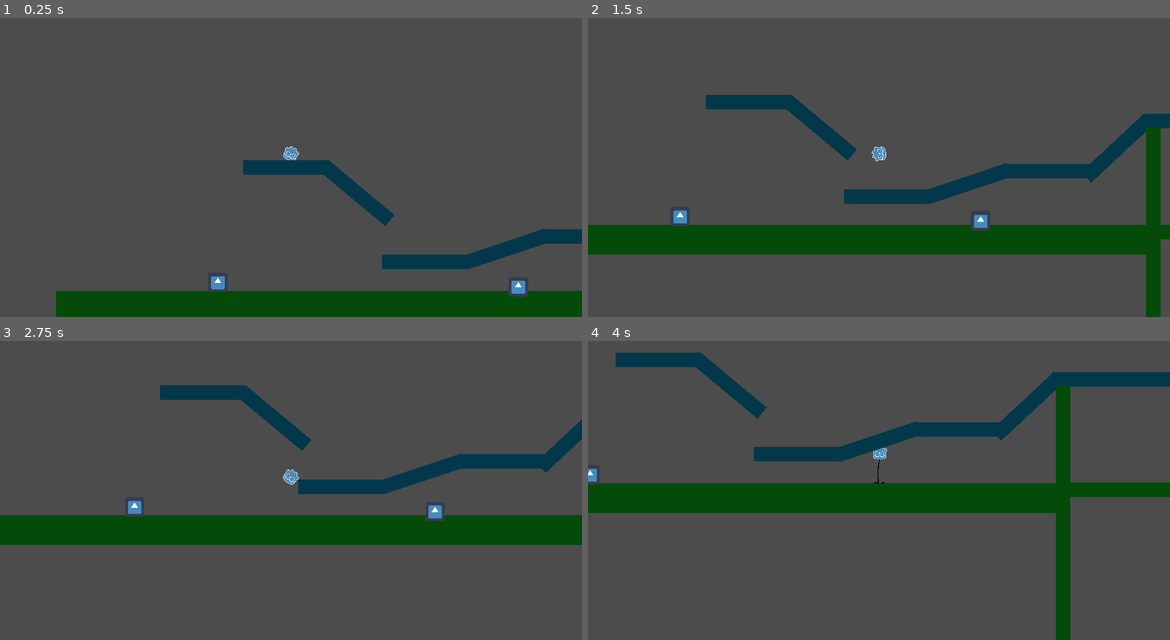
Above: before the commit, frames 1-4 (two rows, left to right).
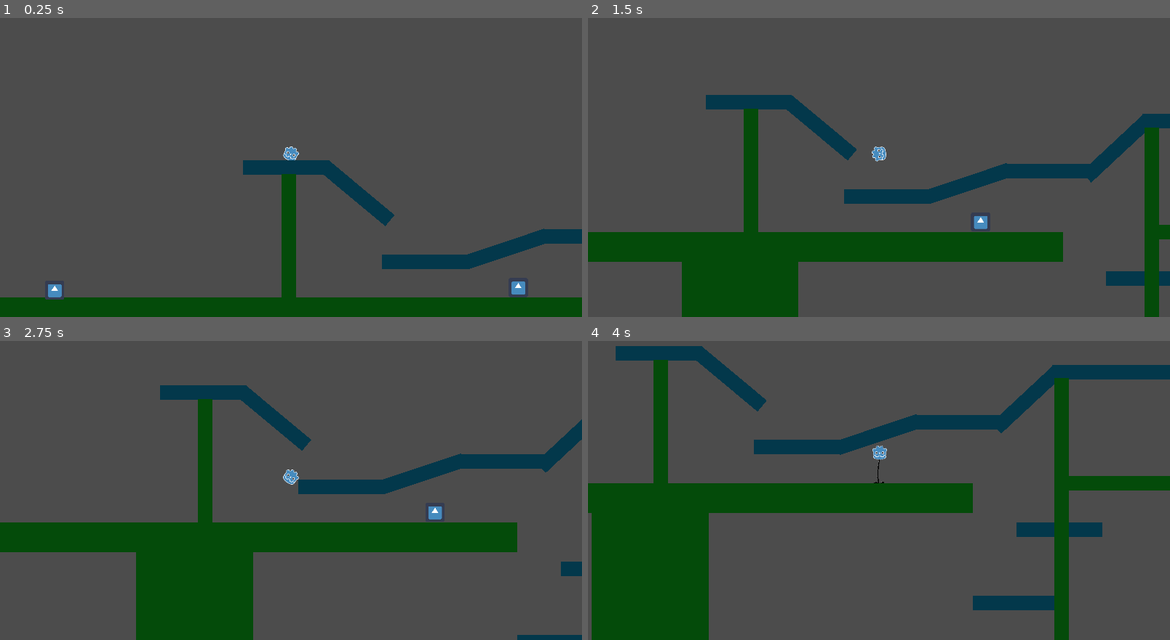
Above: after the commit, the same moments.

Repository: DeepHorizonsCL/perrobot
Game: Godot game, scene res://Scenes/Mapa.tscn
The game is run twice, just before and just after one commit, with the same random seed, the same clock (stepped at 60 frames per second) and the same inputs. The engine's default icon, where the game draws it, is replaced by a stand-in: a white triangle on a blue panel in a dark square.
Inputs:
- Up to frame 1 (0.25 s): no input
- Up to frame 2 (1.5 s): tap Enter (ui_accept) at 0.5, 0.77 s; hold Right (ui_right) from 0.53 s (still down)
- Up to frame 3 (2.75 s): tap Enter (ui_accept) at 1.52 s; release Right (ui_right) at 2.03 s; hold Left (ui_left) from 2.03 s (still down)
- Up to frame 4 (4 s): release Left (ui_left) at 2.78 s; hold Right (ui_right) from 2.78 s (still down); tap Enter (ui_accept) at 3.02, 3.77 s

The runs differ from the first frame. In frame 1, 3.7% of the frame differs, in the area x 0-100%, y 52-100%; in frame 2, 11%; in frame 3, 13%; in frame 4, 18%, in the area x 0-100%, y 1-100%.

Commit message:
ADD: Detalles

Diff:
--- a/Scenes/Mapa.tscn
+++ b/Scenes/Mapa.tscn
@@ -21,6 +21,54 @@
 [node name="Platform" parent="Platforms" instance=ExtResource( 1 )]
 position = Vector2( 229.443, 132.109 )
 
+[node name="Platform10" parent="Platforms" instance=ExtResource( 1 )]
+position = Vector2( 1408.73, 958.617 )
+
+[node name="Platform11" parent="Platforms" instance=ExtResource( 1 )]
+position = Vector2( 895.352, 1155.27 )
+
+[node name="Platform21" parent="Platforms" instance=ExtResource( 1 )]
+position = Vector2( 1551.55, 716.861 )
+
+[node name="Platform22" parent="Platforms" instance=ExtResource( 1 )]
+position = Vector2( 887.049, 1641.77 )
+
+[node name="Platform23" parent="Platforms" instance=ExtResource( 1 )]
+position = Vector2( 536.841, 1911.16 )
+
+[node name="Platform12" parent="Platforms" instance=ExtResource( 1 )]
+position = Vector2( -718.018, 1195.48 )
+
+[node name="Platform18" parent="Platforms" instance=ExtResource( 1 )]
+position = Vector2( -934.251, 1011.34 )
+
+[node name="Platform19" parent="Platforms" instance=ExtResource( 1 )]
+position = Vector2( -331.796, 1260.25 )
+
+[node name="Platform20" parent="Platforms" instance=ExtResource( 1 )]
+position = Vector2( 499.762, 1373.38 )
+
+[node name="Platform17" parent="Platforms" instance=ExtResource( 1 )]
+position = Vector2( -1162.49, 766.884 )
+
+[node name="Platform13" parent="Platforms" instance=ExtResource( 1 )]
+position = Vector2( -125.358, 1437.93 )
+
+[node name="Platform14" parent="Platforms" instance=ExtResource( 1 )]
+position = Vector2( -542.914, 1698.35 )
+
+[node name="Platform15" parent="Platforms" instance=ExtResource( 1 )]
+position = Vector2( -970.76, 1990.43 )
+
+[node name="Platform16" parent="Platforms" instance=ExtResource( 1 )]
+position = Vector2( -588.079, 2268.82 )
+
+[node name="Platform24" parent="Platforms" instance=ExtResource( 1 )]
+position = Vector2( -288.399, 2516.18 )
+
+[node name="Platform9" parent="Platforms" instance=ExtResource( 1 )]
+position = Vector2( -1000.24, 1195.48 )
+
 [node name="Platform2" parent="Platforms" instance=ExtResource( 1 )]
 position = Vector2( 686.388, 443.739 )
 
@@ -43,7 +91,11 @@
 position = Vector2( 1425, 187 )
 
 [node name="Floor" parent="Platforms" instance=ExtResource( 2 )]
-position = Vector2( 505.297, 587.637 )
+position = Vector2( 232.847, 611.182 )
+scale = Vector2( 32.3403, -1.53418 )
+
+[node name="Floor8" parent="Platforms" instance=ExtResource( 2 )]
+position = Vector2( 99.2992, 2720.71 )
 scale = Vector2( 32.3403, -1.53418 )
 
 [node name="Platform7" parent="Platforms" instance=ExtResource( 1 )]
@@ -56,15 +108,42 @@
 position = Vector2( 2043.31, 561.455 )
 
 [node name="Floor3" parent="Platforms" instance=ExtResource( 2 )]
-position = Vector2( 1564, 719.543 )
+position = Vector2( 1560.64, 719.543 )
 rotation = 1.5708
 
-[node name="parteRobot" parent="." instance=ExtResource( 5 )]
-position = Vector2( 4.00452, 511.244 )
+[node name="Floor7" parent="Platforms" instance=ExtResource( 2 )]
+position = Vector2( 238.238, 657.704 )
+rotation = 1.5708
+
+[node name="Floor4" parent="Platforms" instance=ExtResource( 2 )]
+position = Vector2( 201.748, 1139.99 )
+rotation = 1.5708
+scale = Vector2( 15.75, 6.03 )
+
+[node name="Floor5" parent="Platforms" instance=ExtResource( 2 )]
+position = Vector2( -1401.87, 594.761 )
+rotation = 1.5708
+scale = Vector2( 37.15, 6.03 )
+
+[node name="Floor6" parent="Platforms" instance=ExtResource( 2 )]
+position = Vector2( 192.47, 2256.37 )
+rotation = 1.5708
+scale = Vector2( 22.3223, 2.67321 )
+
+[node name="brazo1" parent="." instance=ExtResource( 5 )]
+position = Vector2( -534.169, 537.459 )
+piezanombre = "cabeza-brazo"
+
+[node name="brazo2" parent="." instance=ExtResource( 5 )]
+position = Vector2( 14.2865, 2644.99 )
 piezanombre = "cabeza-brazo"
 
 [node name="parteRobot2" parent="." instance=ExtResource( 5 )]
-position = Vector2( 995.274, 525.786 )
+position = Vector2( 995.274, 528.783 )
+piezanombre = "cabeza-pierna"
+
+[node name="parteRobot4" parent="." instance=ExtResource( 5 )]
+position = Vector2( 440.9, 1859.28 )
 piezanombre = "cabeza-pierna"
 
 [node name="parteRobot3" parent="." instance=ExtResource( 5 )]
--- a/Scripts/playerController.gd
+++ b/Scripts/playerController.gd
@@ -90,6 +90,22 @@
 			$colision_inf.disabled = false
 			$colision_sup.disabled = false
 
+		"cabeza-2pierna":
+			speed = 725
+			gravity_val = 24000
+			tope = 1412
+			correr_value = 1.12
+
+			dificultadsalto_value = 0.65
+
+			$cabeza.visible = false
+			$cabeza_mano.visible = false
+			$cabeza_pierna.visible = true
+			$cuerpoentero.visible = false
+
+			$colision_inf.disabled = false
+			$colision_sup.disabled = false
+
 		"cuerpo-entero":
 			speed = 812
 			gravity_val = 24000
